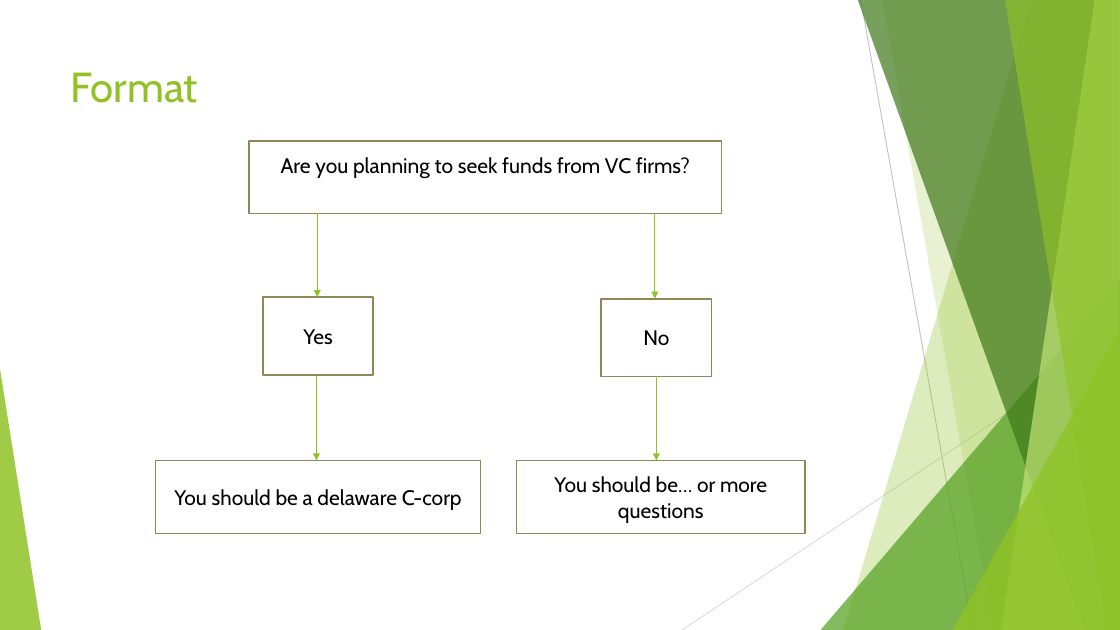
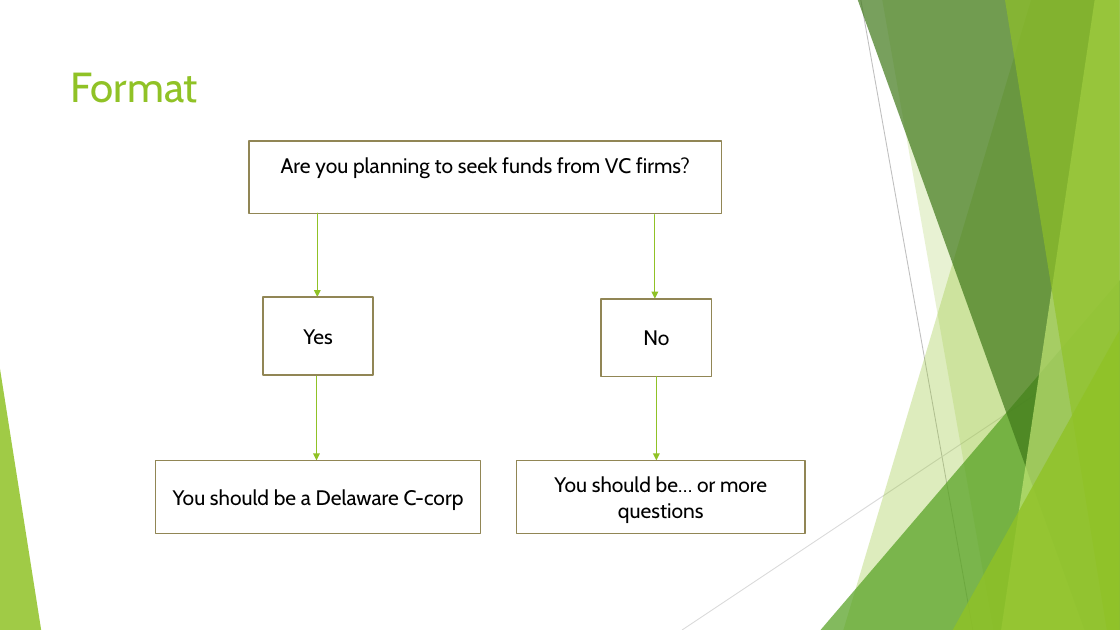
Before and after one commit to colarusso/codingthelaw, a slide deck: slide 6 of Fall_2017/work/asilpavuthi/Final Project/Presentation.pptx. Drawn at 1120x630 pixels with LibreOffice and Linux fonts; fonts in the diff are those of the drawing. Boxes give left, top, right and bottom in pixels: in the first picture for what was removed or moved away, otherwise in the second. Text is boxed around its words. In the diff, an @@ line names an element or a change of style, - is before the commit and + after.

Commit message:
edit2

```diff
--- a/Fall_2017/work/asilpavuthi/Final Project/Presentation.pptx
+++ b/Fall_2017/work/asilpavuthi/Final Project/Presentation.pptx
@@ text in rectangle at (173, 489, 464, 510): text changed @@
-You should be a delaware C-corp
+You should be a Delaware C-corp
```
